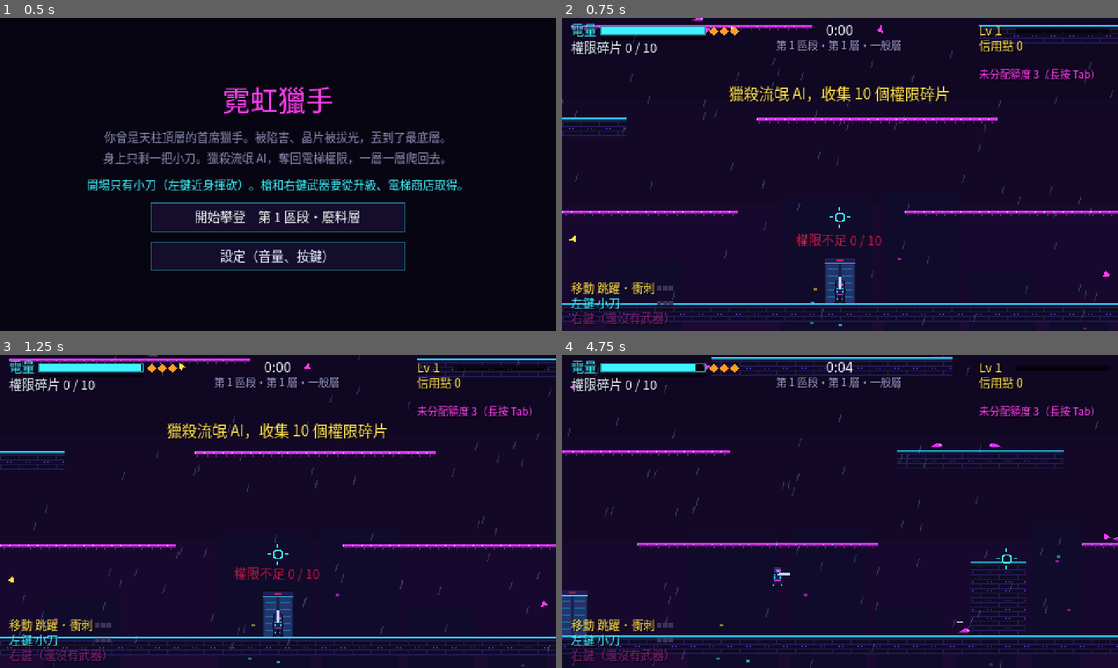
Above: before the commit, frames 1-4 (two rows, left to right).
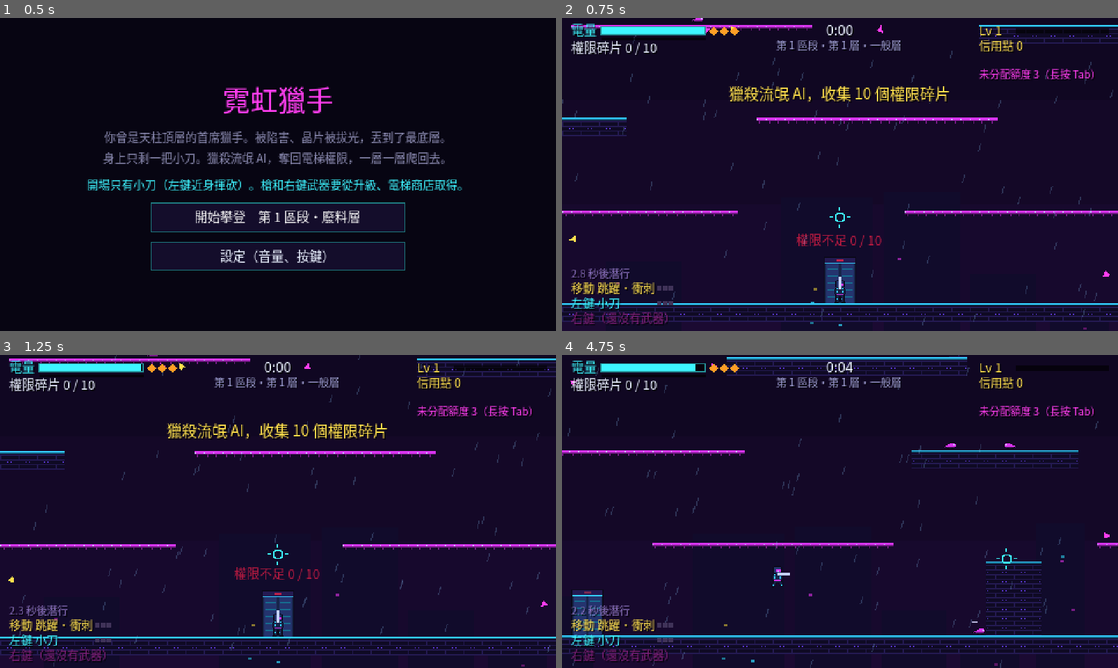
Above: after the commit, the same moments.

Repository: TWMavis/Neon-Hunter
Game: Godot game, scene res://scenes/menu/climb_start.tscn
The game is run twice, just before and just after one commit, with the same random seed, the same clock (stepped at 60 frames per second) and the same inputs.
Inputs (mouse positions are in pixels of both pictures, inside the frame that each line leads up to):
- Up to frame 1 (0.5 s): no input
- Up to frame 2 (0.75 s): click "開始攀登 第 1 區段・廢料層" at 0.5 s
- Up to frame 3 (1.25 s): no input
- Up to frame 4 (4.75 s): tap Enter at 1.25 s; move the mouse to (962, 495) at 1.27 s; press the mouse at (962, 495) at 1.28 s; hold D (move_right) 1.28-2 s; tap Space (jump) at 1.52, 1.82, 4.52, 4.55 s; right-click (962, 495) at 1.55 s; release the mouse at (962, 495) at 2 s; drag from (728, 527) to (812, 574) at 2.02 s; move the mouse to (895, 442) at 2.77 s; hold D (move_right) 2.78-3.5 s; hold F (interact) 2.78-3.5 s; tap Shift (dash) at 2.85 s; drag from (812, 574) to (673, 464) at 3.52 s; move the mouse to (1006, 558) at 4.27 s; hold A (move_left) from 4.28 s (still down); hold C (stealth, bound only before the commit) from 4.28 s (still down)

Frame 1 is identical in both runs. In frame 2, 0.2% of the frame differs, in the area x 1-13%, y 80-84%; in frame 3, 0.2%; in frame 4, 2.6%, in the area x 0-100%, y 0-100%.

Commit message:
Stealth is now passive: 3 s without attacking or being hit
- No stealth key and no slow-walk; LB goes back to the right-click weapon
- Any attack or taking a hit ends stealth and restarts the 3 s timer; jumping/dashing don't
- HUD shows the countdown until stealth
- Fix a level-up test that failed when a weapon card was picked

Co-Authored-By: Claude Opus 5.5 (1M context) <noreply@anthropic.com>

Diff:
--- a/autoload/game_input.gd
+++ b/autoload/game_input.gd
@@ -1,7 +1,7 @@
 extends Node
 ## 輸入設定：鍵盤滑鼠與手把。啟動時註冊預設按鍵，再套用玩家在設定畫面改過的按鍵（Settings）。
-## 鍵盤：WASD 移動、空白鍵跳、Shift 衝刺、按住 C 潛行、滑鼠瞄準與攻擊、長按 Tab 晶片頁面、長按 F 搭電梯
-## 手把：左搖桿移動、右搖桿瞄準、A 跳、RB 衝刺、按住 LB 潛行、RT／LT 左右鍵攻擊、長按 X 搭電梯、長按 Back 晶片頁面、Start 重新開始
+## 鍵盤：WASD 移動、空白鍵跳、Shift 衝刺、滑鼠瞄準與攻擊、長按 Tab 晶片頁面、長按 F 搭電梯
+## 手把：左搖桿移動、右搖桿瞄準、A 跳、RB 衝刺、RT／LT（或 LB）左右鍵攻擊、長按 X 搭電梯、長按 Back 晶片頁面、Start 重新開始
 
 const DEADZONE := 0.25
 
@@ -25,8 +25,7 @@
 	_bind(&"chip_menu", [KEY_TAB], [JOY_BUTTON_BACK], [])
 	_bind(&"interact", [KEY_F], [JOY_BUTTON_X], [])
 	_bind(&"attack_primary", [], [], [[JOY_AXIS_TRIGGER_RIGHT, 1.0]])
-	_bind(&"attack_secondary", [], [], [[JOY_AXIS_TRIGGER_LEFT, 1.0]])
-	_bind(&"stealth", [KEY_C], [JOY_BUTTON_LEFT_SHOULDER], [])
+	_bind(&"attack_secondary", [], [JOY_BUTTON_LEFT_SHOULDER], [[JOY_AXIS_TRIGGER_LEFT, 1.0]])
 	_add_mouse(&"attack_primary", MOUSE_BUTTON_LEFT)
 	_add_mouse(&"attack_secondary", MOUSE_BUTTON_RIGHT)
 	_bind(&"aim_left", [], [], [[JOY_AXIS_RIGHT_X, -1.0]])
--- a/scenes/player/player.gd
+++ b/scenes/player/player.gd
@@ -20,8 +20,7 @@
 const DASH_COOLDOWN := 0.45
 const DROP_THROUGH_TIME := 0.2
 const HIT_INVULN_TIME := 0.7
-const STEALTH_SPEED_MULT := 0.5       # 潛行時的移動速度
-const STEALTH_COOLDOWN := 0.6         # 潛行解除後多久才能再潛行
+const STEALTH_DELAY := 3.0            # 多久沒攻擊就自動進入潛行
 const STEALTH_SENSE_MULT := 0.35      # 潛行時獵物的感知範圍倍率
 const WALL_SLIDE_SPEED := 60.0
 const WALL_JUMP_PUSH := 170.0
@@ -55,8 +54,8 @@
 var _grapple_time := 0.0
 var _grapple_point := Vector2.ZERO
 var _anim_t := 0.0
-var stealthed := false                # 潛行中（按住潛行鍵、站在地上）
-var _stealth_cd := 0.0
+var stealthed := false                # 潛行中（3 秒沒攻擊、沒被打中就自動進入）
+var since_attack := 0.0               # 距離上次攻擊或被打中的秒數
 
 
 func _ready() -> void:
@@ -102,6 +101,7 @@
 		return
 	_dash_cooldown = maxf(_dash_cooldown - delta, 0.0)
 	_invuln = maxf(_invuln - delta, 0.0)
+	_update_stealth(delta)
 
 	if GameInput.using_gamepad:
 		var stick: Vector2 = GameInput.gamepad_aim()
@@ -151,9 +151,7 @@
 
 	var input := Vector2(Input.get_axis("move_left", "move_right"), Input.get_axis("move_up", "move_down"))
 
-	_update_stealth(delta)
 	if Input.is_action_just_pressed("dash") and _dash_cooldown <= 0.0 and _dash_charges > 0:
-		break_stealth()
 		_start_dash(input)
 		return
 
@@ -177,8 +175,6 @@
 		collision_mask &= ~Layers.ONEWAY
 		_drop_time = DROP_THROUGH_TIME
 
-	if _jump_buffer > 0.0 and stealthed:
-		break_stealth()   # 跳躍會解除潛行
 	if _jump_buffer > 0.0:
 		if _coyote > 0.0:
 			_jump(Vector2(velocity.x, JUMP_VELOCITY * _jump_mult()))
@@ -192,29 +188,22 @@
 
 	var accel := GROUND_ACCEL if is_on_floor() else AIR_ACCEL
 	var speed := RUN_SPEED * (1.0 + ClimbState.skill_stat(Catalog.MOVEMENT, &"run_speed"))
-	if stealthed:
-		speed *= STEALTH_SPEED_MULT
 	velocity.x = move_toward(velocity.x, input.x * speed, accel * delta)
 	move_and_slide()
 
 
-## 按住潛行鍵、站在地上就進入潛行；放開或離地就解除
+## 被動潛行：3 秒沒攻擊、沒被打中就自動進入
 func _update_stealth(delta: float) -> void:
-	_stealth_cd = maxf(_stealth_cd - delta, 0.0)
-	var want := Input.is_action_pressed("stealth") and is_on_floor() and _grapple_time <= 0.0
-	if stealthed and not want:
-		break_stealth()
-	elif not stealthed and want and _stealth_cd <= 0.0:
+	since_attack += delta
+	if not stealthed and since_attack >= STEALTH_DELAY:
 		stealthed = true
 		Audio.sfx("stealth", -6.0)
 
 
-## 解除潛行（跳躍、衝刺、開槍、近戰出手、被打中）；之後要等一下才能再潛行
+## 攻擊或被打中：解除潛行，重新計算 3 秒
 func break_stealth() -> void:
-	if not stealthed:
-		return
 	stealthed = false
-	_stealth_cd = STEALTH_COOLDOWN
+	since_attack = 0.0
 
 
 ## 獵物的感知範圍倍率（潛行時縮小）
--- a/scenes/ui/hud.gd
+++ b/scenes/ui/hud.gd
@@ -119,6 +119,9 @@
 		_skill_pips(Vector2(82, view.y - 39), Catalog.MOVEMENT)
 		if game.player.stealthed:
 			_text(font, Vector2(8, view.y - 46), "潛行中　近戰 ×2.5", 10, Color(0.75, 0.55, 1.0))
+		else:
+			var left := maxf(Player.STEALTH_DELAY - game.player.since_attack, 0.0)
+			_text(font, Vector2(8, view.y - 46), "%.1f 秒後潛行" % left, 9, Color(0.55, 0.45, 0.75))
 		if weapons.secondary == null:
 			_text(font, Vector2(8, view.y - 7), "右鍵（還沒有武器）", 10, MAGENTA.darkened(0.5))
 	if weapons and weapons.secondary:
--- a/scenes/ui/settings_panel.gd
+++ b/scenes/ui/settings_panel.gd
@@ -5,7 +5,7 @@
 
 signal closed
 
-const GAMEPAD_HELP := "手把：左搖桿移動、右搖桿瞄準、A 跳躍、RB 衝刺、按住 LB 潛行、RT／LT 左右鍵攻擊、長按 X 搭電梯、長按 Back 晶片頁面、Start 重新開始"
+const GAMEPAD_HELP := "手把：左搖桿移動、右搖桿瞄準、A 跳躍、RB 衝刺、RT／LT 左右鍵攻擊、長按 X 搭電梯、長按 Back 晶片頁面、Start 重新開始"
 
 var _sliders: Dictionary = {}       # bus -> HSlider
 var _key_buttons: Dictionary = {}   # action -> Button
--- a/scenes/weapons/weapon_manager.gd
+++ b/scenes/weapons/weapon_manager.gd
@@ -71,8 +71,7 @@
 		else:
 			if primary.try_fire(origin, player.aim_dir):
 				Audio.sfx(FIRE_SOUNDS.get(primary.id, "shoot"), -3.0)
-				if primary.id != &"knife":
-					player.break_stealth()   # 槍聲會解除潛行（小刀自己處理潛行一擊）
+				player.break_stealth()   # 攻擊就解除潛行，重新計算 3 秒（小刀的潛行一擊在出手時已經算進去）
 	else:
 		_held = 0.0
 	if Input.is_action_just_pressed("attack_secondary") and secondary:
--- a/scripts/settings.gd
+++ b/scripts/settings.gd
@@ -10,7 +10,7 @@
 ## 可以在設定畫面改鍵的動作（滑鼠攻擊、手把不在這裡改）
 const REBINDABLE := {
 	&"move_left": "左移", &"move_right": "右移", &"move_up": "上", &"move_down": "下／從平台下跳",
-	&"jump": "跳躍", &"dash": "衝刺", &"stealth": "潛行（按住）", &"interact": "搭電梯（按住）", &"chip_menu": "晶片頁面（按住）",
+	&"jump": "跳躍", &"dash": "衝刺", &"interact": "搭電梯（按住）", &"chip_menu": "晶片頁面（按住）",
 }
 
 static var volumes: Dictionary = DEFAULT_VOLUME.duplicate()
--- a/tests/preview_level_up.gd
+++ b/tests/preview_level_up.gd
@@ -22,7 +22,7 @@
 		game.player.global_position = Vector2(150, 516)
 	await get_tree().create_timer(0.3).timeout
 	if OS.get_cmdline_user_args().has("stealth"):
-		Input.action_press(&"stealth")
+		game.player.since_attack = Player.STEALTH_DELAY
 		game.player.global_position = game.elevator.global_position + Vector2(-80, -12)
 		var watcher := game._spawn_prey(Prey.Kind.RAT, game.player.global_position + Vector2(70, 10))
 		watcher._dir = -1.0
--- a/tests/smoke_test.gd
+++ b/tests/smoke_test.gd
@@ -155,7 +155,8 @@
 	game.picker._choose(0)
 	await _frames(2)
 	var gained := ClimbState.owned.size() + ClimbState.passives.size()
-	_check(gained == 1, "picked card gave a chip or passive")
+	var swapped := ClimbState.primary != &"pulse_rifle" or ClimbState.secondary != &"em_net"
+	_check(gained == 1 or swapped, "picked card gave a chip, passive, or weapon")
 	_check(not get_tree().paused, "game resumes after picking")
 	game.open_chest()
 	await _frames(2)
@@ -637,22 +638,21 @@
 	var player := game.player
 	player.global_position = game.elevator.global_position + Vector2(-60, -12)
 	await _frames(20)
-	Input.action_press(&"stealth")
-	await _frames(3)
-	_check(player.stealthed, "holding C on the ground enters stealth")
+	_check(not player.stealthed, "not in stealth right after the floor starts")
+	await _frames(170)
+	_check(player.stealthed, "3 seconds without attacking: stealth starts by itself")
 	var rat := game._spawn_prey(Prey.Kind.RAT, player.global_position + Vector2(70, 10))
 	rat._dir = -1.0   # 面向玩家
 	await _frames(10)
 	_check(rat.state == Prey.State.WANDER, "a rat 70px away does not notice a stealthed player")
 	_check(rat.is_suspicious(), "the rat shows '?'")
-	Input.action_release(&"stealth")
-	await _frames(5)
-	_check(not player.stealthed and rat.state == Prey.State.FLEE, "leaving stealth: the rat notices and flees")
+	player.break_stealth()   # 等於出手攻擊
+	await _frames(5)
+	_check(not player.stealthed and rat.state == Prey.State.FLEE, "attacking ends stealth: the rat notices and flees")
 	rat.queue_free()
 
-	await _frames(40)
-	Input.action_press(&"stealth")
-	await _frames(3)
+	player.since_attack = Player.STEALTH_DELAY
+	await _frames(2)
 	var target := game._spawn_prey(Prey.Kind.ELITE, player.global_position + Vector2(18, 4))
 	await _frames(3)
 	target._dir = -1.0   # 面向玩家（不是背後）
@@ -671,13 +671,14 @@
 	_check(is_equal_approx(hp - target.hp, 2.0 * 1.5), "hitting from behind does x1.5 (%.1f)" % (hp - target.hp))
 	target.queue_free()
 
-	await _frames(40)
-	_check(player.stealthed, "still holding C: stealth comes back after the cooldown")
+	await _frames(185)
+	_check(player.stealthed, "stealth comes back after another 3 seconds without attacking")
 	Input.action_press(&"jump")
 	await _frames(2)
 	Input.action_release(&"jump")
-	_check(not player.stealthed, "jumping breaks stealth")
-	Input.action_release(&"stealth")
+	_check(player.stealthed, "jumping does not break passive stealth")
+	player.take_hit(1.0, player.global_position + Vector2(10, 0))
+	_check(not player.stealthed, "getting hit breaks stealth")
 	await _end(game)
 
 
@@ -689,13 +690,12 @@
 	var e0 := RunState.energy
 	await _frames(60)
 	var normal := e0 - RunState.energy
-	Input.action_press(&"stealth")
-	await _frames(5)
+	game.player.since_attack = Player.STEALTH_DELAY
+	await _frames(2)
 	_check(game.player.stealthed, "sneaking")
 	e0 = RunState.energy
 	await _frames(60)
 	var sneaking := e0 - RunState.energy
-	Input.action_release(&"stealth")
 	_check(absf(sneaking - normal * 0.5) < 0.2, "stealth halves energy drain (%.2f vs %.2f per second)" % [sneaking, normal])
 	await _end(game)
 
@@ -732,12 +732,11 @@
 	await _frames(5)
 	_check(rat2.state == Prey.State.FLEE, "walking right behind it (30px) it hears your footsteps")
 	rat2.queue_free()
-	Input.action_press(&"stealth")
-	await _frames(5)
+	player.since_attack = Player.STEALTH_DELAY
+	await _frames(2)
 	var rat3 := game._spawn_prey(Prey.Kind.RAT, player.global_position + Vector2(20, 10))
 	rat3._dir = 1.0
 	rat3._wander_timer = 99.0
 	await _frames(5)
 	_check(rat3.state == Prey.State.WANDER, "sneaking right behind it (20px) it does not notice")
-	Input.action_release(&"stealth")
-	await _end(game)
+	await _end(game)
